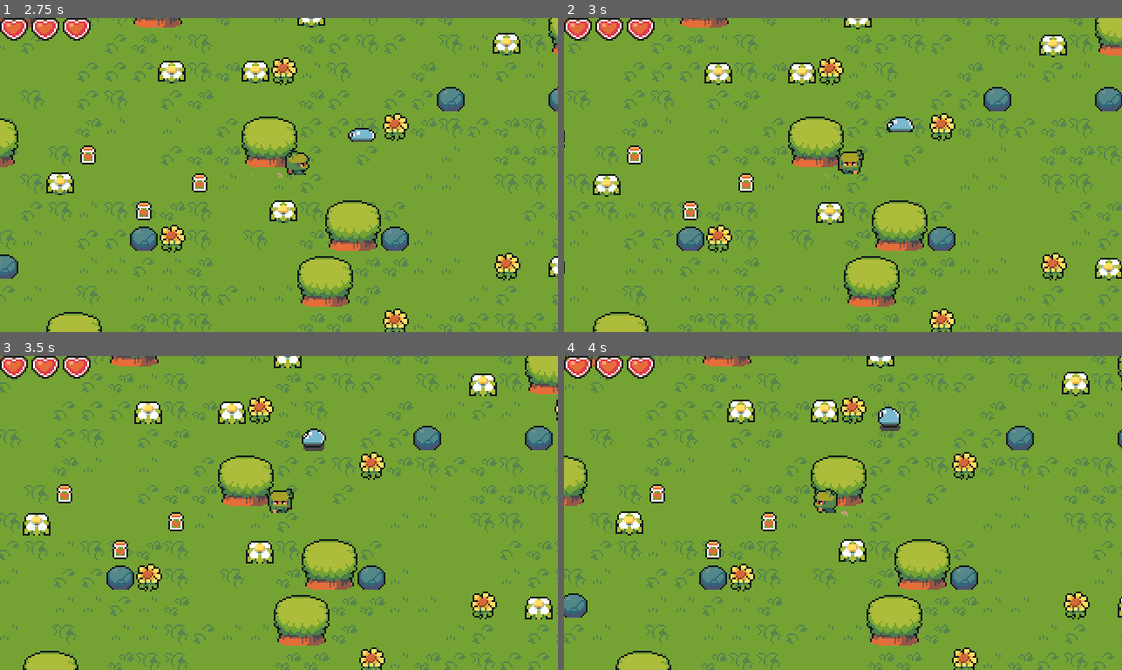
Above: before the commit, frames 1-4 (two rows, left to right).
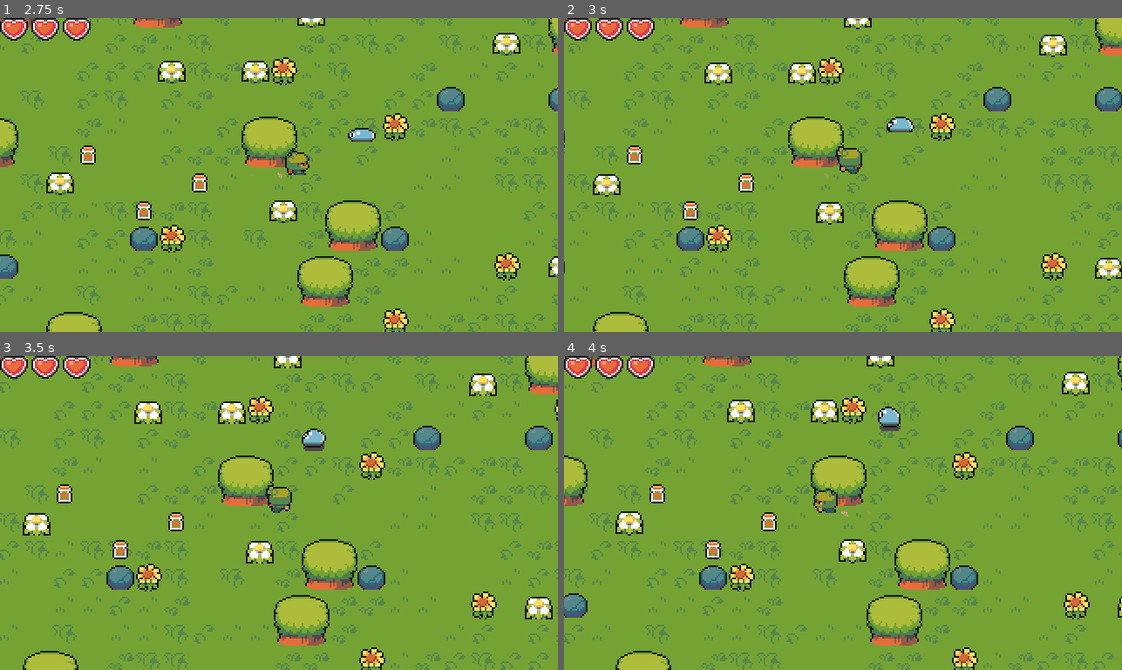
Above: after the commit, the same moments.

Repository: vladprizma/godot-tutorial-ninja-game
Game: Godot game, scene res://scenes/world/world.tscn
The game is run twice, just before and just after one commit, with the same random seed, the same clock (stepped at 60 frames per second) and the same inputs.
Inputs:
- Up to frame 1 (2.75 s): hold Right (ui_right) 0.53-1.28 s; hold Shift 0.53-1.28 s; hold Down (ui_down) 1.28-2.03 s; tap Shift at 1.35 s; hold Right (ui_right) from 2.03 s (still down); hold Shift from 2.03 s (still down)
- Up to frame 2 (3 s): release Right (ui_right) at 2.78 s; release Shift at 2.78 s; hold Up (ui_up) from 2.78 s (still down); tap Shift at 2.85 s
- Up to frame 3 (3.5 s): keep holding Up (ui_up)
- Up to frame 4 (4 s): release Up (ui_up) at 3.53 s; hold Left (ui_left) from 3.53 s (still down); hold Shift from 3.53 s (still down)

Frame 1 is identical in both runs. In frame 2, 0.3% of the frame differs, in the area x 48-54%, y 40-50%; in frame 3, 0.3%; in frame 4, nothing differs.

Commit message:
[*] bugfix: исправление бага.
Исправлен баг при нулевой скорости, которая приводила к проигрыванию базовой анимации, теперь сторона анимации ходьбы отображается в зависимости от нажатой стороны, а не скорости.

Diff:
--- /dev/null
+++ b/scenes/collectables/Collectable.gd
@@ -0,0 +1,12 @@
+extends Area2D
+
+# создаем inhereted scene
+# если нужно переопределить скрипт, то расширяем (extends) НОВЫЙ
+# скрипт от скрипта родителя (можно ctrl + перенос)
+const type_name: String = "Collectable"
+
+func collect() -> void:
+	queue_free()
+
+func check_type(type: String) -> bool:
+	return type_name == type
--- a/scenes/collectables/Collectables.gd
+++ /dev/null
@@ -1,4 +0,0 @@
-extends Area2D
-
-func collect() -> void:
-	queue_free()
--- a/scenes/collectables/collectables.tscn
+++ b/scenes/collectables/collectable.tscn
@@ -1,11 +1,11 @@
 [gd_scene load_steps=3 format=3 uid="uid://ed11hri1ojc4"]
 
-[ext_resource type="Script" path="res://scenes/collectables/Collectables.gd" id="1_472bg"]
+[ext_resource type="Script" path="res://scenes/collectables/Collectable.gd" id="1_472bg"]
 
 [sub_resource type="RectangleShape2D" id="RectangleShape2D_7bykq"]
 resource_local_to_scene = true
 
-[node name="Collectables" type="Area2D"]
+[node name="Collectable" type="Area2D"]
 script = ExtResource("1_472bg")
 
 [node name="CollisionShape2D" type="CollisionShape2D" parent="."]
--- a/scenes/collectables/life_pot.tscn
+++ b/scenes/collectables/life_pot.tscn
@@ -1,13 +1,13 @@
 [gd_scene load_steps=4 format=3 uid="uid://b46op7owgwi1t"]
 
-[ext_resource type="PackedScene" uid="uid://ed11hri1ojc4" path="res://scenes/collectables/collectables.tscn" id="1_pjx8r"]
+[ext_resource type="PackedScene" uid="uid://ed11hri1ojc4" path="res://scenes/collectables/collectable.tscn" id="1_syvbn"]
 [ext_resource type="Texture2D" uid="uid://cgtw3wggvi6k4" path="res://resources/collectables/LifePot.png" id="2_clq5s"]
 
 [sub_resource type="RectangleShape2D" id="RectangleShape2D_xx412"]
 resource_local_to_scene = true
 size = Vector2(8, 10)
 
-[node name="LifePot" instance=ExtResource("1_pjx8r")]
+[node name="LifePot" instance=ExtResource("1_syvbn")]
 
 [node name="CollisionShape2D" parent="." index="0"]
 shape = SubResource("RectangleShape2D_xx412")
--- a/scenes/enemies/slime.gd
+++ b/scenes/enemies/slime.gd
@@ -22,7 +22,7 @@
 	endPosition = endPoint.global_position
 
 # todo ue сделать чтобы слайм не мог передвигаться когда на земле
-# todo ue обычно 5 FPS, но когда следует аза игроком - около 10
+# todo ue обычно 5 FPS, но когда следует за игроком - около 10
 func updateVelocity() -> void:
 	var moveDirection: Vector2 = endPosition - position
 	if moveDirection.length() < limit:
--- a/scenes/player/player.gd
+++ b/scenes/player/player.gd
@@ -25,6 +25,7 @@
 @onready var hurtBox: Area2D = $HurtBox
 @onready var dustTrail: GPUParticles2D = $GPUParticles2D
 
+var moveDirection: Vector2
 var currentHealth: int = maxHealth
 var prevFrameDirection: String
 var isIdle: bool
@@ -35,7 +36,7 @@
 	effects.play("RESET")
 
 func handleInput() -> void:
-	var moveDirection: Vector2 = Input.get_vector("ui_left", "ui_right", "ui_up", "ui_down")
+	moveDirection = Input.get_vector("ui_left", "ui_right", "ui_up", "ui_down")
 	velocity = moveDirection * speed
 	isIdle = velocity.length_squared() == 0
 	isRun = Input.is_key_pressed(KEY_SHIFT) and !isIdle
@@ -52,10 +53,12 @@
 			animations.stop()
 		return # если !animations.is_playing(), то возвращаемся тоже
 
+	# todo bug если врезаться во что то, то скорость будет нулевая и анимация
+	# не будет соответствовать выбранной стороне
 	var direction: String = "_down"
-	if velocity.x < 0: direction = "_left"
-	elif velocity.x > 0: direction = "_right"
-	elif velocity.y < 0: direction = "_up"
+	if moveDirection.x < 0: direction = "_left"
+	elif moveDirection.x > 0: direction = "_right"
+	elif moveDirection.y < 0: direction = "_up"
 
 	prevFrameDirection = direction
 	if isRun:
@@ -93,10 +96,10 @@
 		currentHealth = maxHealth
 
 func knockback(enemyVelocity: Vector2) -> void:
-	var knockbackDirection = (enemyVelocity - velocity).normalized() * knockbackPower
+	var knockbackDirection: Vector2 = (enemyVelocity - velocity).normalized() * knockbackPower
 	velocity = knockbackDirection
 	move_and_slide()
 
 func _on_hurt_box_area_entered(area: Area2D) -> void:
-	if area.has_method("collect"):
+	if area.has_method("check_type") && area.check_type("Collectable"):
 		area.collect()
Not shown, changed: .gitignore
Not shown, changed: README.md
